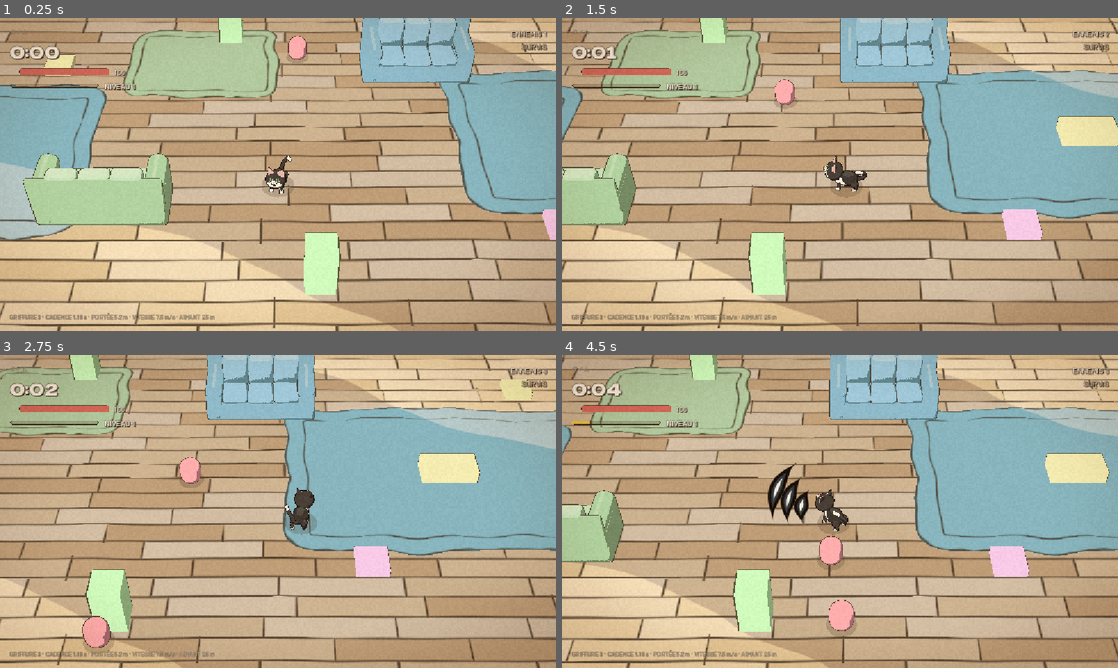
Above: before the commit, frames 1-4 (two rows, left to right).
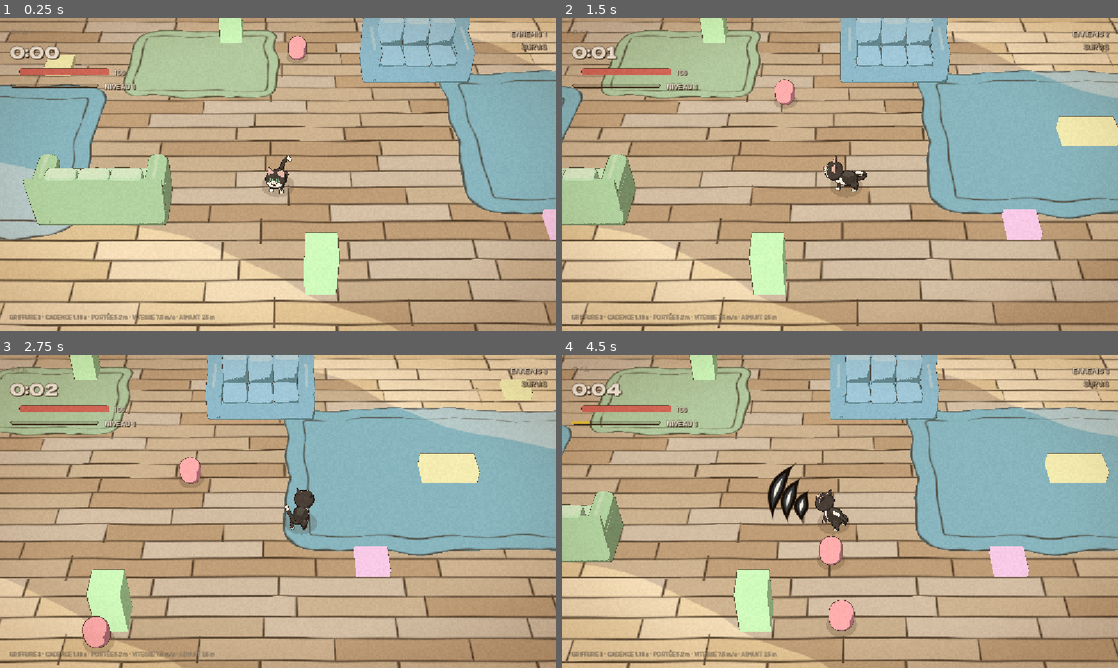
Above: after the commit, the same moments.

Repository: piiieeere/zeucozy
Game: Godot game, scene res://scenes/main.tscn
Two runs of this game, one before a commit and one after it. Both use one fixed random seed, a clock stepped at 60 frames per second and the inputs below.
Inputs (mouse positions are in pixels of both pictures, inside the frame that each line leads up to):
- Up to frame 1 (0.25 s): no input
- Up to frame 2 (1.5 s): tap Enter at 0.5 s; move the mouse to (962, 158) at 0.52 s; hold Right (ui_right) 0.53-1.25 s; tap O at 0.6 s; click (962, 158) at 0.67 s; drag from (728, 190) to (812, 237) at 1.27 s
- Up to frame 3 (2.75 s): move the mouse to (333, 442) at 2.02 s; hold Right (ui_right) from 2.03 s (still down); tap R at 2.1 s
- Up to frame 4 (4.5 s): release Right (ui_right) at 2.75 s; drag from (812, 574) to (673, 464) at 2.77 s; move the mouse to (1006, 558) at 3.52 s; hold Left (ui_left) 3.53-4.25 s; tap 2 at 3.6 s; drag from (673, 464) to (756, 433) at 4.27 s

The runs differ from the first frame. In frame 1, 0.2% of the frame differs, in the area x 4-98%, y 0-88%; in frame 2, 0.1%; in frame 3, 0.1%; in frame 4, 0.2%.

Commit message:
feat: implement adjustable outline scale for furniture in decor, enhancing visual consistency

Diff:
--- a/scripts/arena.gd
+++ b/scripts/arena.gd
@@ -40,6 +40,20 @@
 
 ## Rayon garde libre autour du point d'apparition du chat.
 const SPAWN_CLEARANCE := 2.5
+
+## Trait du mobilier — canapes ET boites pastel, meme facteur. La decision et
+## son pourquoi vivent dans `cel_prop.OUTLINE_SCALE` : c'est la fabrique de
+## style des meubles, et la recopier ici ferait diverger le jeu du banc.
+##
+## Les boites y passent aussi. Ce sont des meubles en attente de leur modele,
+## pas une autre famille d'objets : laisser la table basse franchement cernee
+## pendant que le canape s'allege redessinerait exactement la hierarchie que ce
+## reglage existe pour corriger.
+##
+## Surcharge par `--decor-outline=` — meme convention que `--pitch=` et
+## `--ui-card=`. C'est par la que 100 / 50 / 0 % ont ete compares a l'image,
+## §16 interdisant de trancher un reglage de trait en raisonnant.
+var _outline_scale := CelProp.OUTLINE_SCALE
 
 # Tapis — centre en fraction de la cellule, emprise en metres.
 # L'ordre compte : chaque tapis se pose un cran au-dessus du precedent.
@@ -97,6 +111,10 @@
 	for child in get_children():
 		child.queue_free()
 
+	for argument in OS.get_cmdline_user_args():
+		if argument.begins_with("--decor-outline="):
+			_outline_scale = float(argument.trim_prefix("--decor-outline="))
+
 	_build_ground(rect)
 	_build_furnishings(rect)
 	_build_walls(rect)
@@ -215,7 +233,7 @@
 	CelStyle.apply_outlined(
 		node,
 		_over_floor(prop["color"], prop["alpha"]),
-		minf(footprint.size.x, minf(footprint.size.y, height)) * 0.045
+		minf(footprint.size.x, minf(footprint.size.y, height)) * 0.045 * _outline_scale
 	)
 	add_child(node)
 
@@ -226,7 +244,7 @@
 ## Pose sur le SOL, pas centre en hauteur : les modeles sortent de Blender avec
 ## leur origine entre les pieds, comme le chat ("Convention Blender" §2).
 func _add_model_prop(footprint: Rect2, prop: Dictionary) -> void:
-	var node := CelProp.spawn(prop["model"], prop["variant"])
+	var node := CelProp.spawn(prop["model"], prop["variant"], _outline_scale)
 
 	if node == null:
 		return
--- a/scripts/systems/cel_prop.gd
+++ b/scripts/systems/cel_prop.gd
@@ -32,6 +32,35 @@
 ## proportionnellement a ses 3,2 m aurait un trait deux fois plus gras que le
 ## chat pose dessus, et volerait l'attention au personnage.
 const OUTLINE_THICKNESS := 0.045
+
+## Facteur applique a cette epaisseur sur tout le MOBILIER — modeles et boites
+## pastel. C'est la reponse a "Visual Art Direction" §2ter.A.
+##
+## Le releve d'*Orbitals* dit que le decor n'est presque pas cerne : personnages
+## et objets manipulables ont un trait, les grandes masses de fond se separent
+## par la VALEUR, pas par la ligne. Zeucozy cernait tout de la meme encre, et un
+## canape de 6,4 m entierement trace n'est pas plus fidele au style — il est
+## plus charge, et il ramene le regard sur le decor au lieu du chat (§15 :
+## lisibilite > detail).
+##
+## REDUIT, pas supprime, et c'est la MESURE qui a tranche dans ce sens — 100 /
+## 50 / 0 % captures au cadrage de jeu, §16 interdisant de decider un reglage de
+## trait en raisonnant. Sur la silhouette du canape contre le parquet :
+##
+##   100 %  saut de valeur median 0,33  —  0,0 % du bord sous 0,10
+##    50 %  saut de valeur median 0,39  —  0,3 % du bord sous 0,10
+##     0 %  saut de valeur median 0,12  — 28,7 % du bord sous 0,10, 7,6 % sous 0,05
+##
+## A 0 le meuble perd son ASSISE : un canape n'a pas d'ombre de contact (elle est
+## reservee aux personnages), donc le trait est la seule chose qui le pose sur le
+## sol. Plus d'un quart de son contour tombe alors sous le seuil de lecture et il
+## flotte. A 0,5 il n'en tombe rien — 0,3 % — pour 41 % d'encre en moins
+## (masse d'encre 658 -> 386 sur la meme image). C'est tout l'interet du reglage :
+## la charge s'en va, la lecture reste.
+##
+## Ne s'applique NI au chat NI aux ennemis : le releve dit l'inverse pour eux.
+## Ni au mur de bordure, qui n'est pas du decor mais la limite de jeu.
+const OUTLINE_SCALE := 0.5
 
 ## Bord de cluster irregulier — §5.3 demande ±0,03, le shader prend la moitie.
 const EDGE_NOISE := 0.06
@@ -86,7 +115,12 @@
 
 
 ## Instancie un meuble, style applique, pret a etre place.
-static func spawn(model_path: String, variant: String) -> Node3D:
+##
+## `outline_scale` ne se passe que pour COMPARER — le banc et le jeu prennent
+## tous deux OUTLINE_SCALE par defaut, et c'est ce qui les empeche de diverger.
+static func spawn(
+	model_path: String, variant: String, outline_scale: float = OUTLINE_SCALE
+) -> Node3D:
 	var packed: PackedScene = load(model_path)
 
 	if packed == null:
@@ -100,7 +134,7 @@
 		push_warning("cel_prop : aucun MeshInstance3D dans %s" % model_path)
 		return root
 
-	var materials := _materials(model_path, variant, mesh_instance.mesh)
+	var materials := _materials(model_path, variant, outline_scale, mesh_instance.mesh)
 
 	for i in materials.size():
 		mesh_instance.set_surface_override_material(i, materials[i])
@@ -121,8 +155,12 @@
 	return null
 
 
-static func _materials(model_path: String, variant: String, mesh: Mesh) -> Array:
-	var key := "%s|%s" % [model_path, variant]
+static func _materials(
+	model_path: String, variant: String, outline_scale: float, mesh: Mesh
+) -> Array:
+	# L'epaisseur entre dans la cle : deux runs de comparaison ne doivent pas se
+	# repasser les materiaux du premier.
+	var key := "%s|%s|%.3f" % [model_path, variant, outline_scale]
 
 	if _cache.has(key):
 		return _cache[key]
@@ -135,12 +173,17 @@
 		var mat_name := source.resource_name if source else ""
 		var color: Color = palette.get(mat_name, FALLBACK_COLOR)
 
-		var mat := CelStyle.make_outlined(color, OUTLINE_THICKNESS)
+		var mat := CelStyle.make_outlined(color, OUTLINE_THICKNESS * outline_scale)
 		mat.set_shader_parameter("use_vertex_style", true)
 		mat.set_shader_parameter("edge_noise", EDGE_NOISE)
 		mat.set_shader_parameter("accent_strength", ACCENT_STRENGTH)
 		mat.set_shader_parameter("shadow_bias_strength", SHADOW_BIAS_STRENGTH)
-		(mat.next_pass as ShaderMaterial).set_shader_parameter("use_vertex_style", true)
+
+		# Absent a epaisseur nulle : `make_outlined` retire le contour plutot
+		# que de le laisser a zero (une coque nulle z-fighte avec sa surface).
+		var outline := mat.next_pass as ShaderMaterial
+		if outline != null:
+			outline.set_shader_parameter("use_vertex_style", true)
 
 		materials.append(mat)
 
--- a/scripts/systems/cel_style.gd
+++ b/scripts/systems/cel_style.gd
@@ -56,10 +56,18 @@
 ## qu'il cerne. Sur une couleur claire, INK convient partout ; sur la fourrure
 ## noire du chat, il passerait au-dessus de son propre ton d'ombre et le
 ## contour se lirait en clair. Voir INKS dans cel_model.gd.
+##
+## A `thickness` nulle le contour est RETIRE, jamais laisse a zero. Une coque
+## inversee d'epaisseur nulle n'est pas invisible : ses faces arriere tombent
+## exactement sur les faces avant et les deux se disputent le z-buffer, ce qui
+## marbre la surface au lieu de la laisser nue.
 static func make_outlined(
 	color: Color, thickness: float, ink: Color = INK, tint: float = 0.2
 ) -> ShaderMaterial:
 	var mat := make_flat(color)
+
+	if thickness <= 0.0:
+		return mat
 
 	var outline := ShaderMaterial.new()
 	outline.shader = OUTLINE_SHADER
--- a/scripts/tests/prop_test.gd
+++ b/scripts/tests/prop_test.gd
@@ -65,6 +65,11 @@
 var _capture_mode := false
 var _capture_dir := CAPTURE_DIR
 
+## Trait du meuble. Par defaut celui du jeu — un banc qui juge le canape sous un
+## autre trait que celui qu'il aura en jeu n'apprend rien, exactement comme il
+## le jugerait sous une autre plongee. `--decor-outline=` sert a COMPARER.
+var _outline_scale := CelProp.OUTLINE_SCALE
+
 
 func _ready() -> void:
 	_capture_mode = "--capture" in OS.get_cmdline_user_args()
@@ -74,6 +79,8 @@
 			_pitch = float(arg.trim_prefix("--pitch="))
 		elif arg.begins_with("--out="):
 			_capture_dir = arg.trim_prefix("--out=")
+		elif arg.begins_with("--decor-outline="):
+			_outline_scale = float(arg.trim_prefix("--decor-outline="))
 
 	DisplayServer.window_set_mode(DisplayServer.WINDOW_MODE_WINDOWED)
 	DisplayServer.window_set_size(CAPTURE_SIZE if _capture_mode else WINDOW_SIZE)
@@ -131,7 +138,7 @@
 
 
 func _setup_couch() -> void:
-	_couch = CelProp.spawn(MODEL, "bleu")
+	_couch = CelProp.spawn(MODEL, "bleu", _outline_scale)
 
 	if _couch == null:
 		return
Not shown, changed: CLAUDE.md
